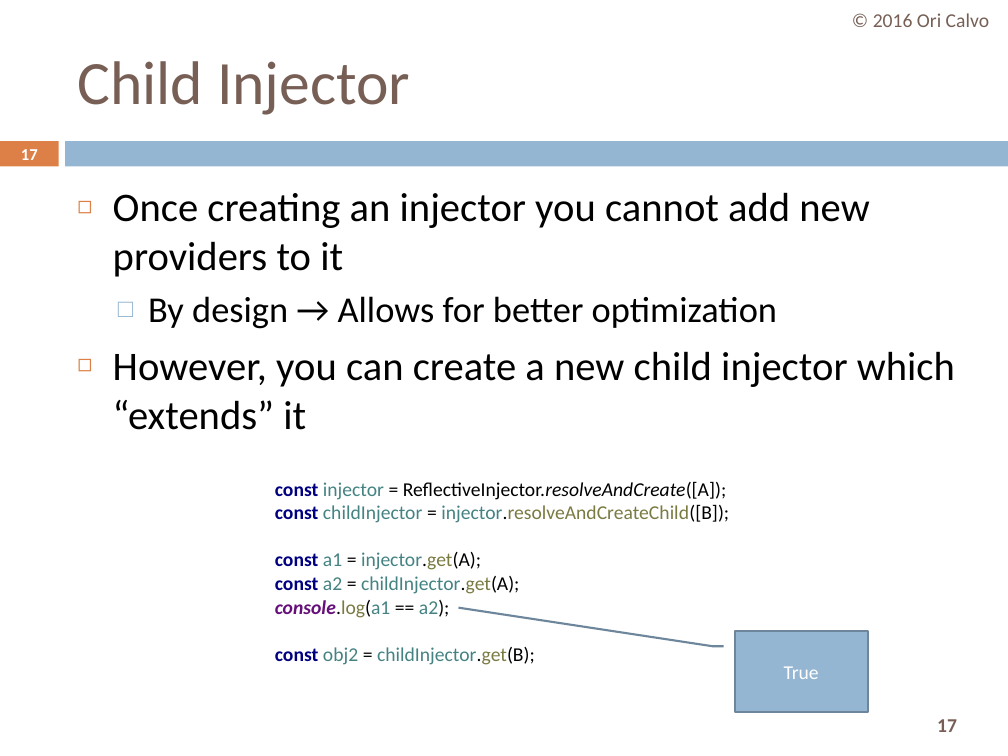
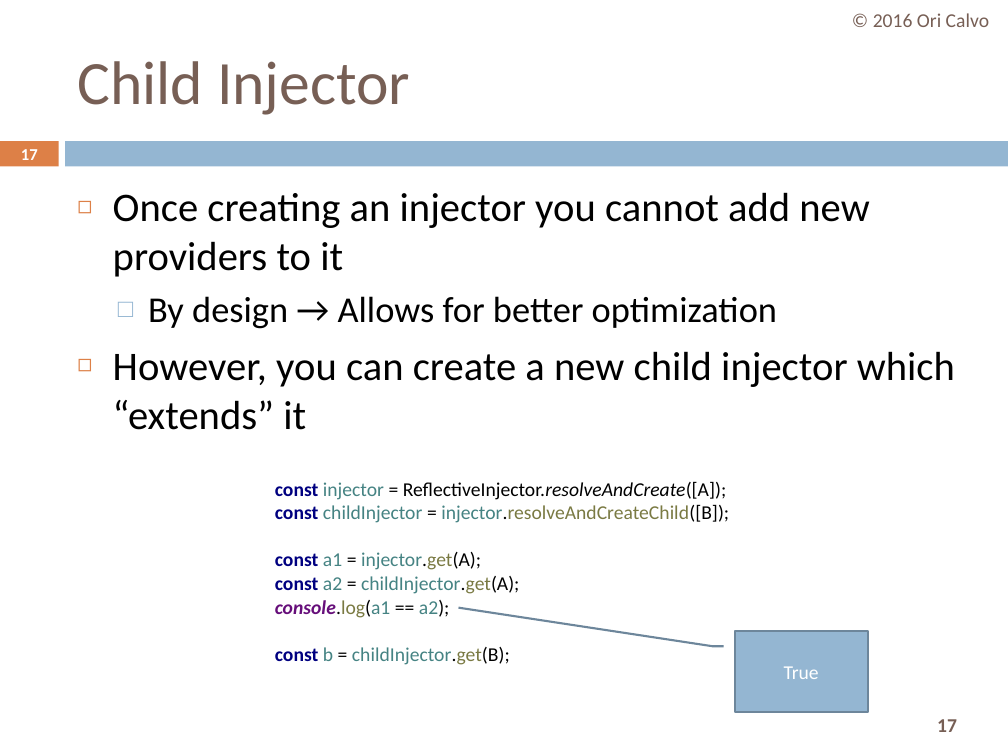
Before and after one commit to oricalvo/course-angular, a slide deck: slide 17 of PPTs/02 Dependency Injection.pptx. Drawn at 1008x756 pixels with LibreOffice and Linux fonts; fonts in the diff are those of the drawing. Boxes give left, top, right and bottom in pixels: in the first picture for what was removed or moved away, otherwise in the second. Text is boxed around its words. In the diff, an @@ line names an element or a change of style, - is before the commit and + after.

```diff
--- a/PPTs/02 Dependency Injection.pptx
+++ b/PPTs/02 Dependency Injection.pptx
@@ text at <box>275,481,729,665</box>: text changed; text colour #458383 to #000000 @@
-const injector = ReflectiveInjector.resolveAndCreate([A]);
-const childInjector = injector.resolveAndCreateChild([B]);
-const a1 = injector.get(A);
-const a2 = childInjector.get(A);
-console.log(a1 == a2);
-const obj2 = childInjector.get(B);
+const injector = ReflectiveInjector.resolveAndCreate([A]);
+const childInjector = injector.resolveAndCreateChild([B]);
+const a1 = injector.get(A);
+const a2 = childInjector.get(A);
+console.log(a1 == a2);
+const b = childInjector.get(B);
```
Also in this commit, not shown: 11 other slides changed, 5 other files.
